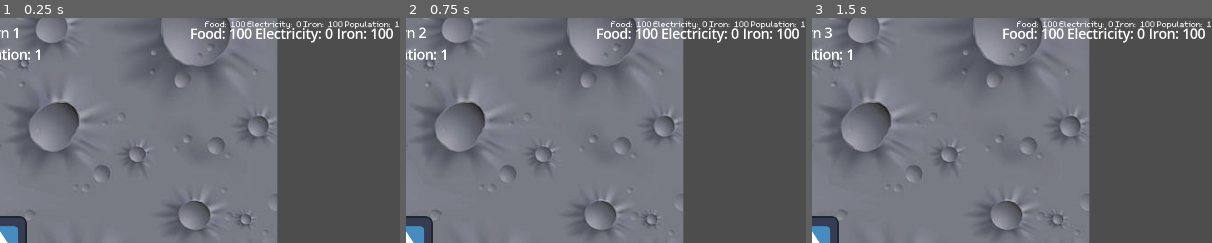
Above: before the commit, frames 1-3 (left to right).
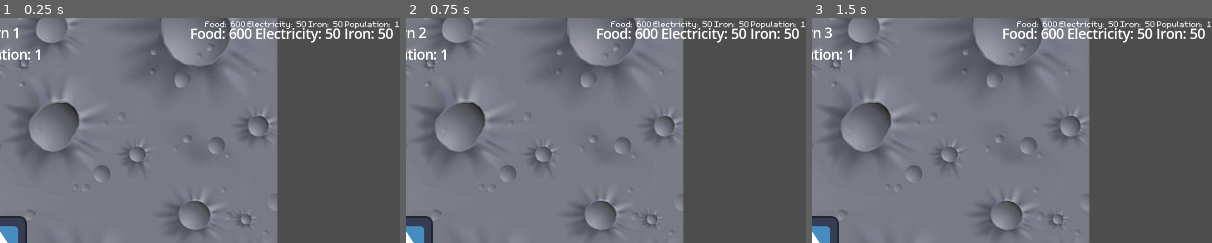
Above: after the commit, the same moments.

Repository: LunariumGame/Lunarium
Game: Godot game, scene res://scenes/world.tscn
Two runs of this game, one before a commit and one after it. Both use one fixed random seed, a clock stepped at 60 frames per second and the inputs below. The engine's default icon, where the game draws it, is replaced by a stand-in: a white triangle on a blue panel in a dark square.
Inputs:
- Up to frame 1 (0.25 s): no input
- Up to frame 2 (0.75 s): click "Next Turn" at 0.5 s
- Up to frame 3 (1.5 s): click "Next Turn" at 1.25 s
The pictures show only the part of the screen within x 50-100%, y 0-50%; the shares and areas given below are measured in that part.

The runs differ from the first frame. In frame 1, 0.6% of the frame differs, in the area x 57-97%, y 1-10%; in frame 2, 0.6%; in frame 3, 0.6%.

Commit message:
organizes tech tree resource

Diff:
--- a/assets/tech_tree_upgrades/resource_boost.tres
+++ b/resources/tech_tree_upgrades/resource_boost.tres
@@ -1,23 +1,23 @@
 [gd_resource type="Resource" script_class="TechTreeNodeSpec" load_steps=5 format=3 uid="uid://2hdhlbnrajfh"]
 
-[ext_resource type="Script" uid="uid://bn5lwxvevygb0" path="res://scripts/ui_components/tech_tree_node_spec.gd" id="1_uy0vf"]
-[ext_resource type="Script" uid="uid://dx0koo4fgwe6x" path="res://scripts/ui_components/basic_resource_modifier.gd" id="1_vko4c"]
+[ext_resource type="Script" path="res://scripts/ui_components/basic_resource_modifier.gd" id="1_6ks0m"]
+[ext_resource type="Script" path="res://scripts/ui_components/tech_tree_node_spec.gd" id="2_ew5ac"]
 
 [sub_resource type="Resource" id="Resource_xvuom"]
-script = ExtResource("1_vko4c")
+script = ExtResource("1_6ks0m")
 amount = 500.0
 priority = 2
 metadata/_custom_type_script = "uid://dx0koo4fgwe6x"
 
 [sub_resource type="Resource" id="Resource_sagdq"]
-script = ExtResource("1_vko4c")
+script = ExtResource("1_6ks0m")
 resource_type = 1
 amount = 50.0
 priority = 2
 metadata/_custom_type_script = "uid://dx0koo4fgwe6x"
 
 [resource]
-script = ExtResource("1_uy0vf")
+script = ExtResource("2_ew5ac")
 cost = {
 0: 0,
 1: 0,
--- a/scenes/world.tscn
+++ b/scenes/world.tscn
@@ -11,7 +11,7 @@
 [ext_resource type="Script" uid="uid://bxf2bs8khmutf" path="res://scripts/turn_counter.gd" id="9_7r4gi"]
 [ext_resource type="PackedScene" uid="uid://ce48wrjunv4rk" path="res://scenes/ui_components/resource_display.tscn" id="10_w7kh3"]
 [ext_resource type="Script" uid="uid://dm1gqee5hpi86" path="res://scripts/ui_components/tech_tree_node.gd" id="11_e3hyu"]
-[ext_resource type="Resource" uid="uid://2hdhlbnrajfh" path="res://assets/tech_tree_upgrades/resource_boost.tres" id="12_q5onr"]
+[ext_resource type="Resource" uid="uid://2hdhlbnrajfh" path="res://resources/tech_tree_upgrades/resource_boost.tres" id="12_q5onr"]
 
 [sub_resource type="AudioStreamRandomizer" id="AudioStreamRandomizer_7r4gi"]
 random_pitch = 1.1
--- a/scripts/world.gd
+++ b/scripts/world.gd
@@ -13,11 +13,11 @@
 func _process(delta: float) -> void:
 
 	# Test upgrade
-	#if tech_upgrade is TechTreeNode:
-		#tech_upgrade.unlocked = true
-		#tech_upgrade.purchase()
-	#else:
-		#print_debug("wrong type")
+	if tech_upgrade is TechTreeNode:
+		tech_upgrade.unlocked = true
+		tech_upgrade.purchase()
+	else:
+		print_debug("wrong type")
 	pass
 
 
Not shown: 1 places in resources/ui/label_settings_regular.tres that only renumber resources
